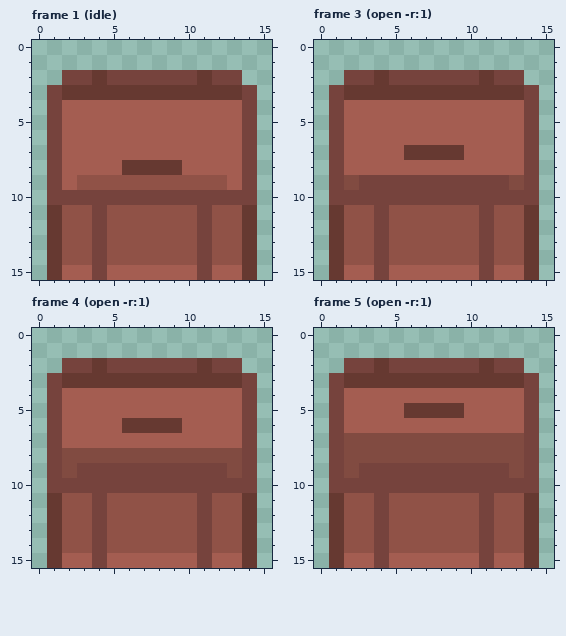
File history of a pixel-art file, assets/container_down.aseprite. The picture above was drawn from the file before the commit.
16x16 pixels, 15 frames. Colours within 5 levels of each other are drawn and written as one. Shown: frame 1 (idle), frame 3 (open -r:1), frame 4 (open -r:1), frame 5 (open -r:1). The commit also changed other frames, which this record leaves out.
The result:
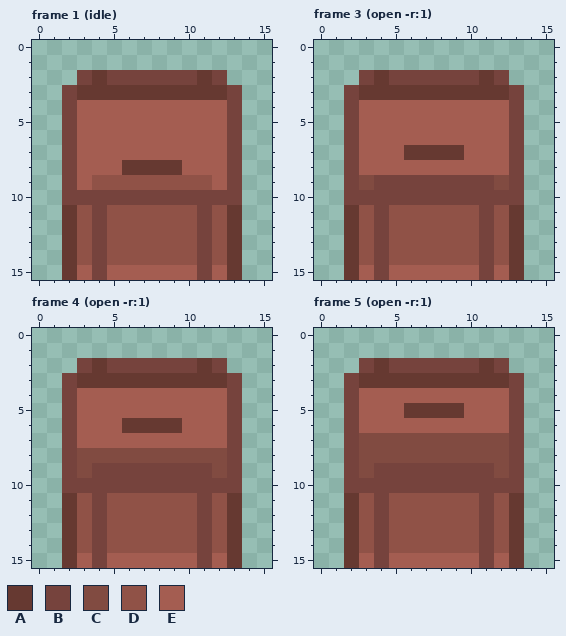
Palette (. is transparent): A #663931  B #76433d  C #814b41  D #905247  E #a45d51
The edit:
--- frame 1 (idle)
@@ x 0..15 @@
  1 ................
- 2 ..BBABBBBBBABB..
- 3 .BAAAAAAAAAAAAB.
- 4 .BEEEEEEEEEEEEB.
- 5 .BEEEEEEEEEEEEB.
- 6 .BEEEEEEEEEEEEB.
- 7 .BEEEEEEEEEEEEB.
- 8 .BEEEEAAAAEEEEB.
- 9 .BEDDDDDDDDDDEB.
-10 .BBBBBBBBBBBBBB.
-11 .ADDBDDDDDDBDDA.
-12 .ADDBDDDDDDBDDA.
-13 .ADDBDDDDDDBDDA.
-14 .ADDBDDDDDDBDDA.
-15 .AEEBEEEEEEBEEA.
+ 2 ...BABBBBBBAB...
+ 3 ..BAAAAAAAAAAB..
+ 4 ..BEEEEEEEEEEB..
+ 5 ..BEEEEEEEEEEB..
+ 6 ..BEEEEEEEEEEB..
+ 7 ..BEEEEEEEEEEB..
+ 8 ..BEEEAAAAEEEB..
+ 9 ..BEDDDDDDDDEB..
+10 ..BBBBBBBBBBBB..
+11 ..ADBDDDDDDBDA..
+12 ..ADBDDDDDDBDA..
+13 ..ADBDDDDDDBDA..
+14 ..ADBDDDDDDBDA..
+15 ..AEBEEEEEEBEA..
--- frame 3 (open -r:1)
@@ x 0..15 @@
  1 ................
- 2 ..BBABBBBBBABB..
- 3 .BAAAAAAAAAAAAB.
- 4 .BEEEEEEEEEEEEB.
- 5 .BEEEEEEEEEEEEB.
- 6 .BEEEEEEEEEEEEB.
- 7 .BEEEEAAAAEEEEB.
- 8 .BEEEEEEEEEEEEB.
- 9 .BCBBBBBBBBBBCB.
-10 .BBBBBBBBBBBBBB.
-11 .ADDBDDDDDDBDDA.
-12 .ADDBDDDDDDBDDA.
-13 .ADDBDDDDDDBDDA.
-14 .ADDBDDDDDDBDDA.
-15 .AEEBEEEEEEBEEA.
+ 2 ...BABBBBBBAB...
+ 3 ..BAAAAAAAAAAB..
+ 4 ..BEEEEEEEEEEB..
+ 5 ..BEEEEEEEEEEB..
+ 6 ..BEEEEEEEEEEB..
+ 7 ..BEEEAAAAEEEB..
+ 8 ..BEEEEEEEEEEB..
+ 9 ..BCBBBBBBBBCB..
+10 ..BBBBBBBBBBBB..
+11 ..ADBDDDDDDBDA..
+12 ..ADBDDDDDDBDA..
+13 ..ADBDDDDDDBDA..
+14 ..ADBDDDDDDBDA..
+15 ..AEBEEEEEEBEA..
--- frame 4 (open -r:1)
@@ x 0..15 @@
  1 ................
- 2 ..BBABBBBBBABB..
- 3 .BAAAAAAAAAAAAB.
- 4 .BEEEEEEEEEEEEB.
- 5 .BEEEEEEEEEEEEB.
- 6 .BEEEEAAAAEEEEB.
- 7 .BEEEEEEEEEEEEB.
- 8 .BCCCCCCCCCCCCB.
- 9 .BCBBBBBBBBBBCB.
-10 .BBBBBBBBBBBBBB.
-11 .ADDBDDDDDDBDDA.
-12 .ADDBDDDDDDBDDA.
-13 .ADDBDDDDDDBDDA.
-14 .ADDBDDDDDDBDDA.
-15 .AEEBEEEEEEBEEA.
+ 2 ...BABBBBBBAB...
+ 3 ..BAAAAAAAAAAB..
+ 4 ..BEEEEEEEEEEB..
+ 5 ..BEEEEEEEEEEB..
+ 6 ..BEEEAAAAEEEB..
+ 7 ..BEEEEEEEEEEB..
+ 8 ..BCCCCCCCCCCB..
+ 9 ..BCBBBBBBBBCB..
+10 ..BBBBBBBBBBBB..
+11 ..ADBDDDDDDBDA..
+12 ..ADBDDDDDDBDA..
+13 ..ADBDDDDDDBDA..
+14 ..ADBDDDDDDBDA..
+15 ..AEBEEEEEEBEA..
--- frame 5 (open -r:1)
@@ x 0..15 @@
  1 ................
- 2 ..BBABBBBBBABB..
- 3 .BAAAAAAAAAAAAB.
- 4 .BEEEEEEEEEEEEB.
- 5 .BEEEEAAAAEEEEB.
- 6 .BEEEEEEEEEEEEB.
- 7 .BCCCCCCCCCCCCB.
- 8 .BCCCCCCCCCCCCB.
- 9 .BCBBBBBBBBBBCB.
-10 .BBBBBBBBBBBBBB.
-11 .ADDBDDDDDDBDDA.
-12 .ADDBDDDDDDBDDA.
-13 .ADDBDDDDDDBDDA.
-14 .ADDBDDDDDDBDDA.
-15 .AEEBEEEEEEBEEA.
+ 2 ...BABBBBBBAB...
+ 3 ..BAAAAAAAAAAB..
+ 4 ..BEEEEEEEEEEB..
+ 5 ..BEEEAAAAEEEB..
+ 6 ..BEEEEEEEEEEB..
+ 7 ..BCCCCCCCCCCB..
+ 8 ..BCCCCCCCCCCB..
+ 9 ..BCBBBBBBBBCB..
+10 ..BBBBBBBBBBBB..
+11 ..ADBDDDDDDBDA..
+12 ..ADBDDDDDDBDA..
+13 ..ADBDDDDDDBDA..
+14 ..ADBDDDDDDBDA..
+15 ..AEBEEEEEEBEA..
Where, in picture pixels (left, top, right, bottom), the same in both pictures:
changed: (47, 70, 92, 280)
changed: (212, 70, 257, 280)
changed: (329, 70, 374, 280)
changed: (494, 70, 539, 280)
changed: (47, 358, 92, 568)
changed: (212, 358, 257, 568)
changed: (329, 358, 374, 568)
changed: (494, 358, 539, 568)
